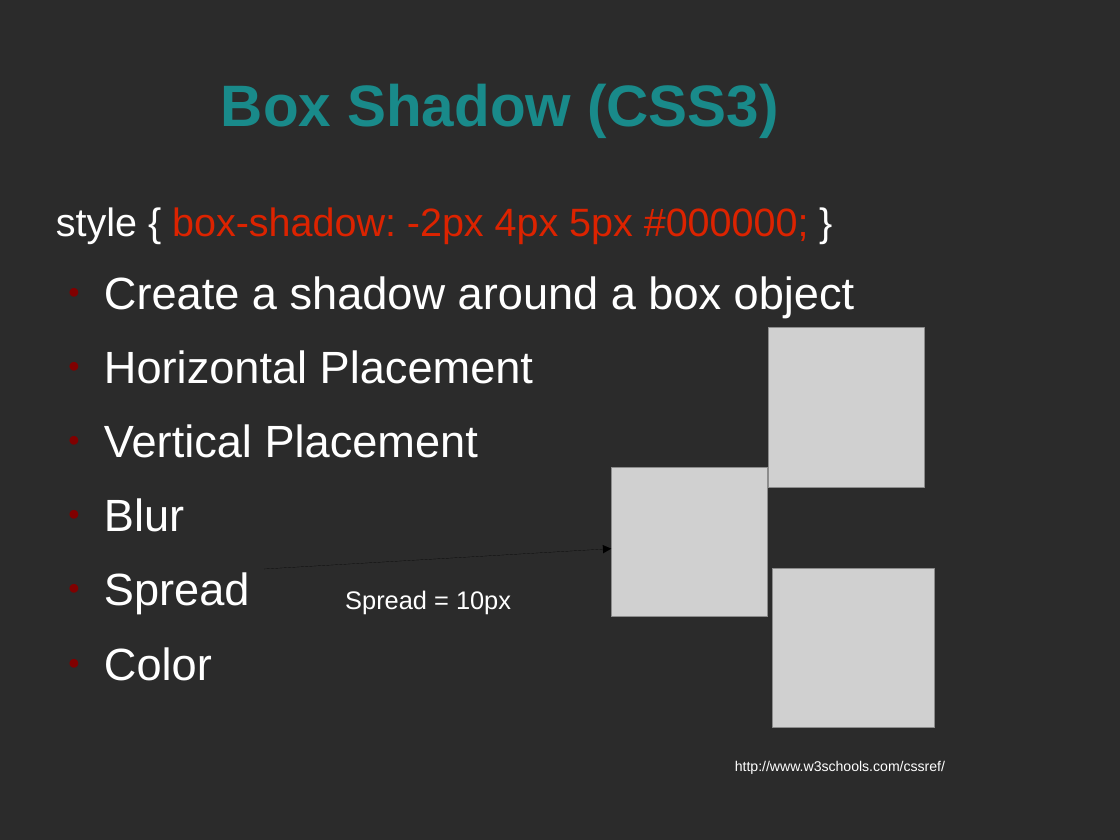
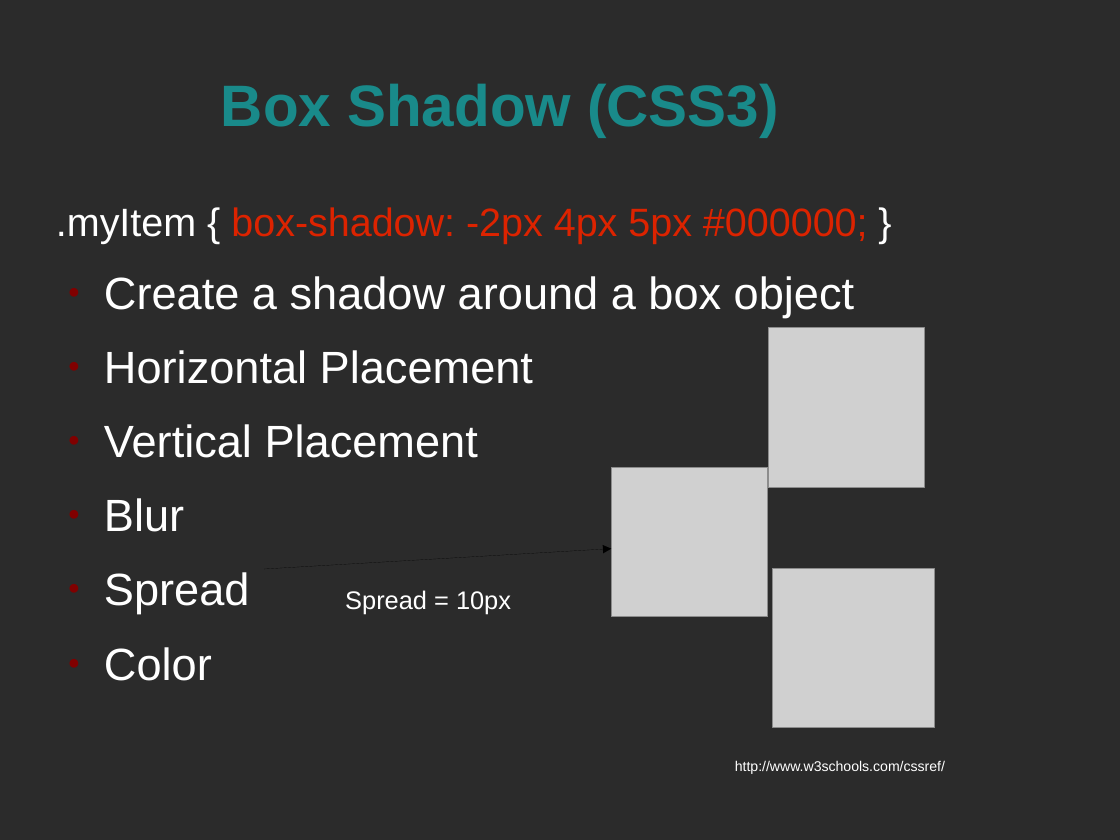
Before and after one commit to spellbindguy/Web-Development, a slide deck: slide 25 of Lectures/04 CSS/CSS Styles.odp. Drawn at 1120x840 pixels with LibreOffice and Linux fonts; fonts in the diff are those of the drawing; grey boxes stand for pictures; background and template pictures are left out; a plain dark background stands for a picture behind light text. Boxes give left, top, right and bottom in pixels: in the first picture for what was removed or moved away, otherwise in the second. Text is boxed around its words. In the diff, an @@ line names an element or a change of style, - is before the commit and + after.

```diff
--- a/Lectures/04 CSS/CSS Styles.odp
+++ b/Lectures/04 CSS/CSS Styles.odp
@@ text at [56,207,868,243]: text changed @@
-style { box-shadow: -2px 4px 5px #000000; }
+.myItem { box-shadow: -2px 4px 5px #000000; }
```
Also in this commit, not shown: 30 other slides changed, 38 slides added, 2 slides removed, 1 other file.
